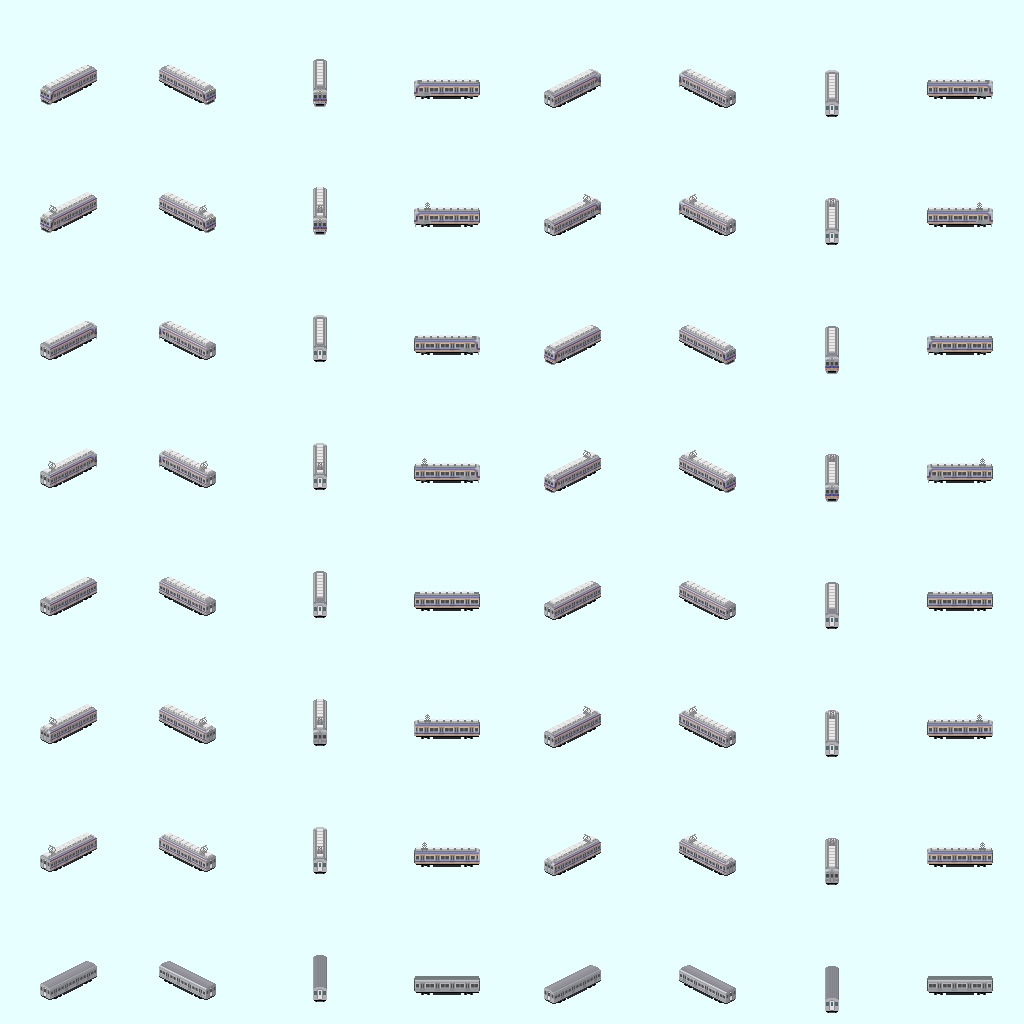
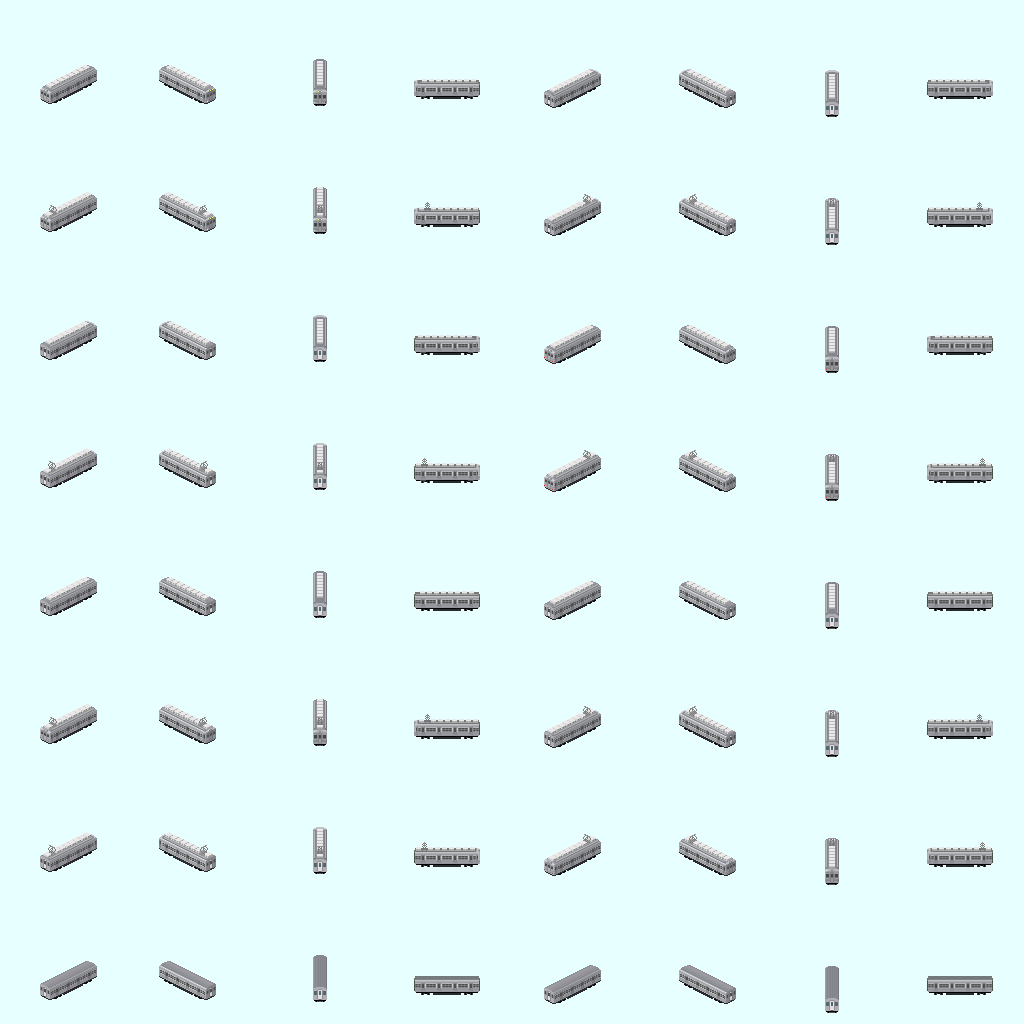
The second (1024, 1024) image is a revision of the first. Changes to its layers:
hid group "新塗装" (7 layers) over [left=40, top=70, right=993, bottom=1000]
hid "スカート" over [left=41, top=84, right=992, bottom=502]
hid group "6300系化" (2 layers) over [left=40, top=70, right=993, bottom=1000]
